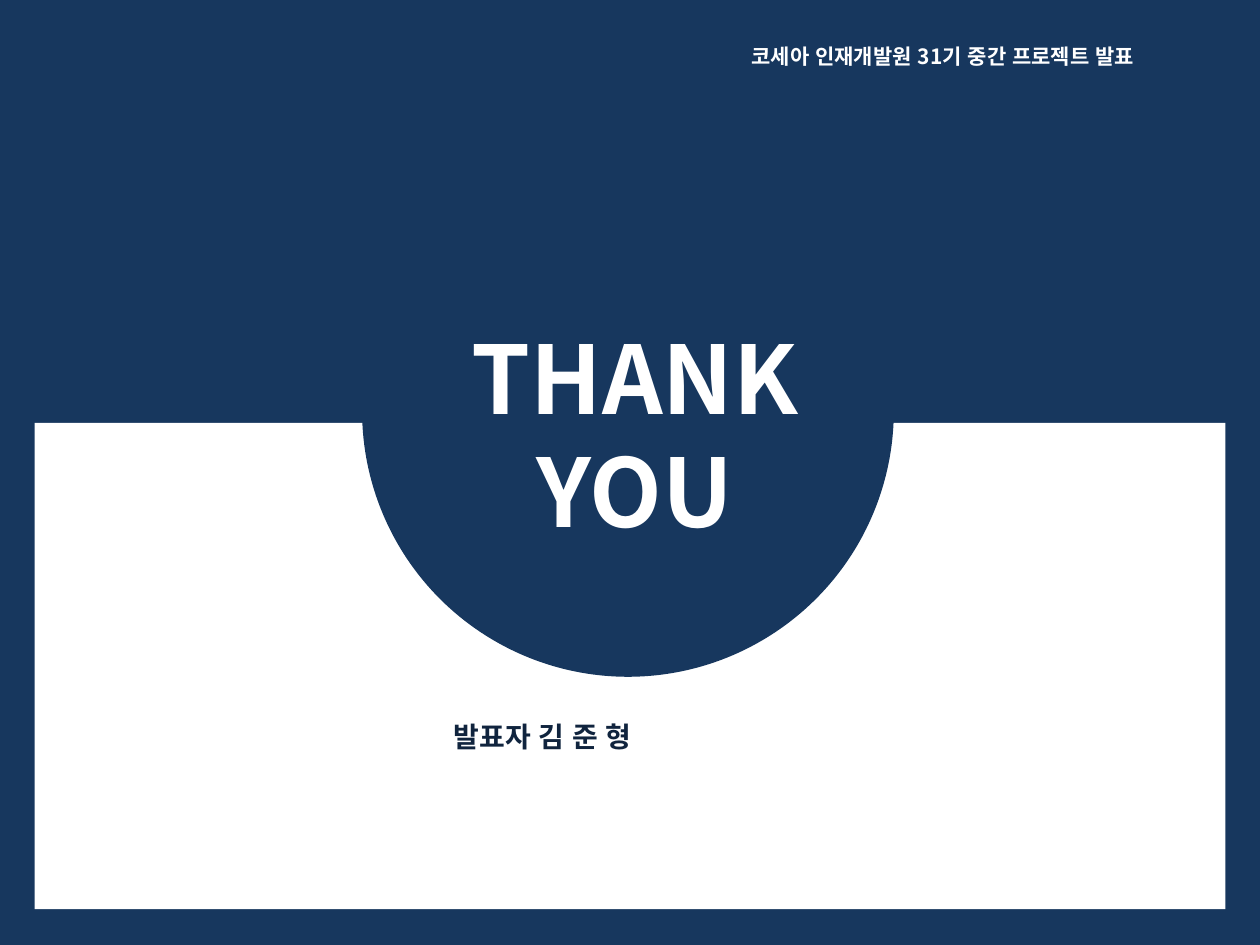
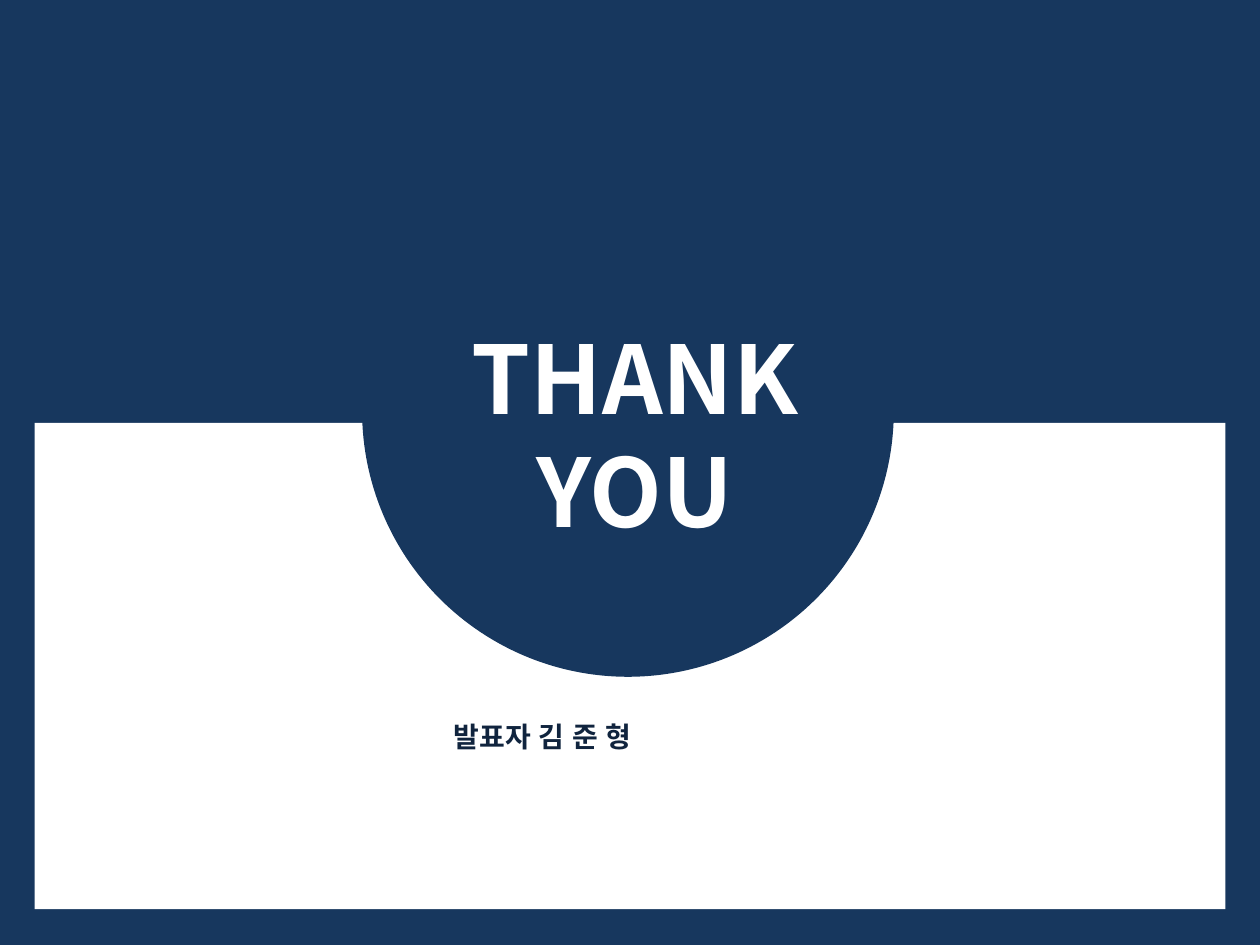
Before and after one commit to Wolfswagen/Kosea_Mid_project, a slide deck: slide 21 of Kosea_Mid_Project/김준형 Project-2nd.pptx. Drawn at 1260x945 pixels with LibreOffice and Linux fonts; fonts in the diff are those of the drawing. Boxes give left, top, right and bottom in pixels: in the first picture for what was removed or moved away, otherwise in the second. Text is boxed around its words. In the diff, an @@ line names an element or a change of style, - is before the commit and + after.

```diff
--- a/Kosea_Mid_Project/김준형 Project-2nd.pptx
+++ b/Kosea_Mid_Project/김준형 Project-2nd.pptx
@@ text removed at <box>752,46,1134,66</box> @@
-코세아 인재개발원 31기 중간 프로젝트 발표
```
Also in this commit, not shown: 20 other slides changed, 19 other files.
